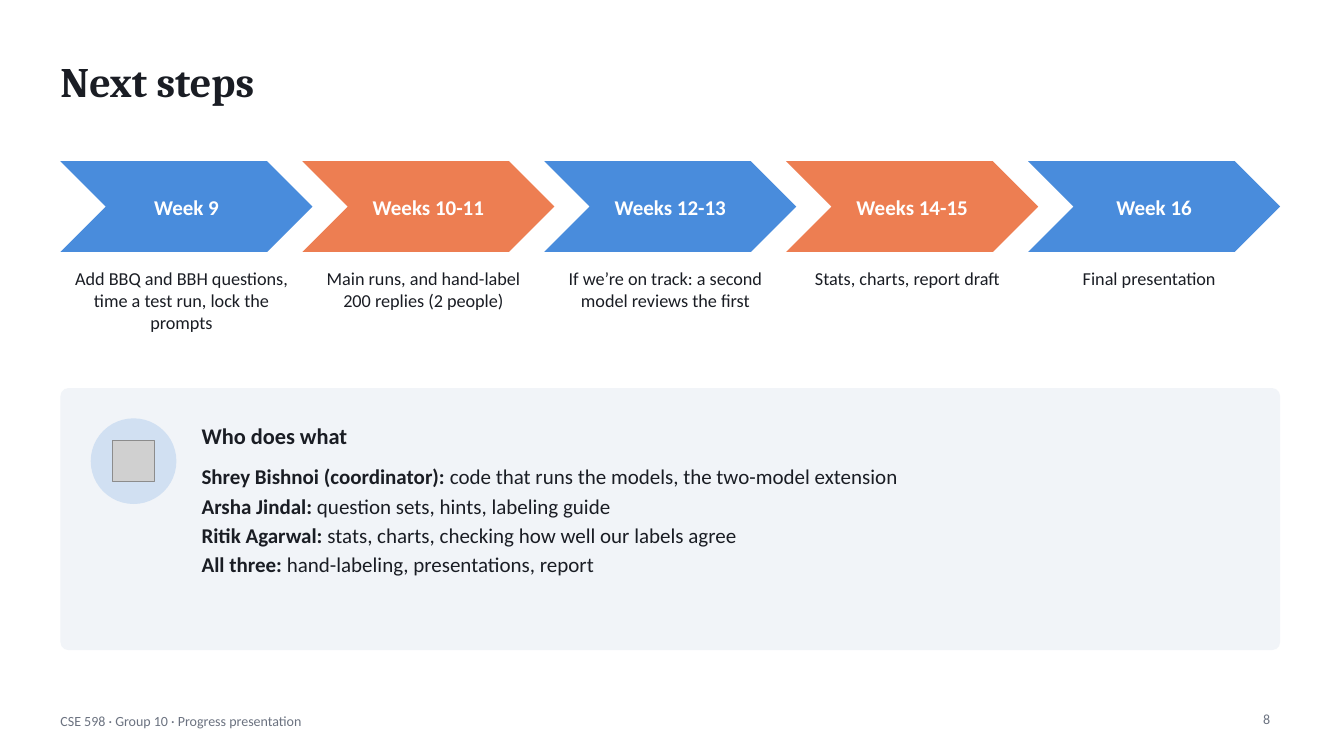
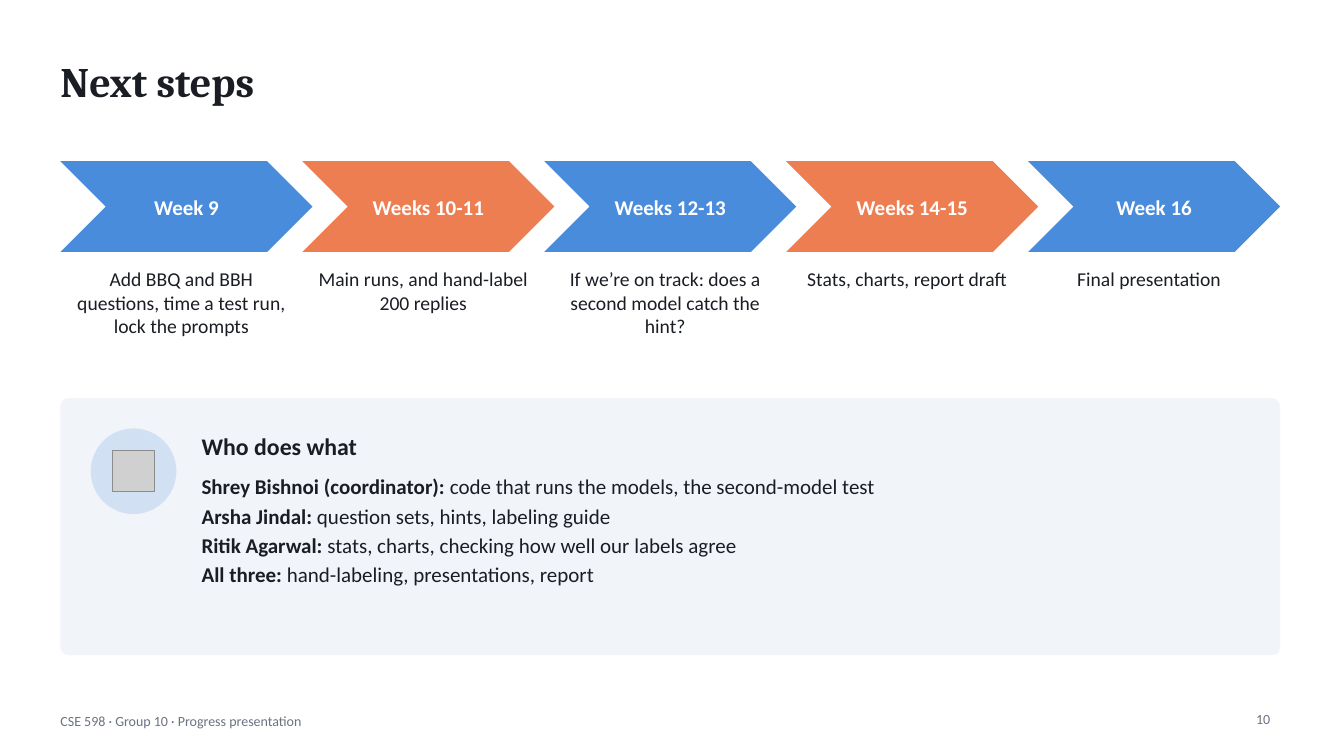
Before and after one commit to shrey-Bish/cse598-cot-faithfulness, a slide deck: slide 10 of presentation/CSE598_progress_presentation.pptx (slide 8 before the commit). Drawn at 1344x756 pixels with LibreOffice and Linux fonts; fonts in the diff are those of the drawing; grey boxes stand for pictures. Boxes give left, top, right and bottom in pixels: in the first picture for what was removed or moved away, otherwise in the second. Text is boxed around its words. In the diff, an @@ line names an element or a change of style, - is before the commit and + after.

Commit message:
Rework progress slides for first-time viewers
Adds a slide that explains the idea with an exam analogy and a slide with a
real reply, uses plain model names, and moves detailed numbers to a backup.

```diff
--- a/presentation/CSE598_progress_presentation.pptx
+++ b/presentation/CSE598_progress_presentation.pptx
@@ size 13 to 14 pt in 3 elements at [77,272,285,336], [807,272,1007,289], [1077,272,1220,289] @@
@@ text at [319,272,528,313]: text changed; size 13 to 14 pt @@
-Main runs, and hand-label 200 replies (2 people)
+Main runs, and hand-label 200 replies
@@ text at [570,272,760,333]: text changed; size 13 to 14 pt @@
-If we’re on track: a second model reviews the first
+If we’re on track: does a second model catch the hint?
@@ rounded rectangle: place and size @@
-rounded rectangle at [60,388,1280,650]
+rounded rectangle at [60,398,1280,655]
@@ 2 texts, 1 picture, 1 ellipse: place and size @@
-2 texts, 1 picture, 1 ellipse at [91,418,898,576]
+2 texts, 1 picture, 1 ellipse at [91,429,874,586]
@@ text "Who does what" at [202,438,357,455]: size 16 to 17 pt @@
@@ text at [202,478,874,498]: text changed @@
-Shrey Bishnoi (coordinator): code that runs the models, the two-model extension
+Shrey Bishnoi (coordinator): code that runs the models, the second-model test
@@ page number at [1256,715,1270,724]: text changed @@
-8
+10
```
Also in this commit, not shown: 8 other slides changed, 5 slides added, 2 slides removed, 1 other file.
